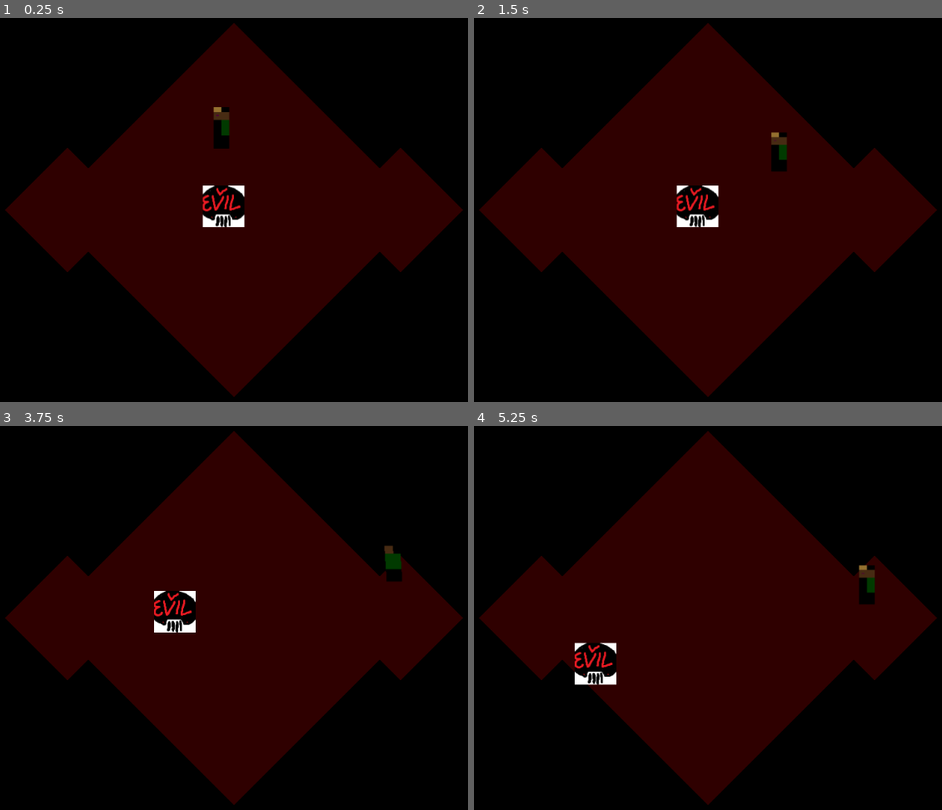
Above: before the commit, frames 1-4 (two rows, left to right).
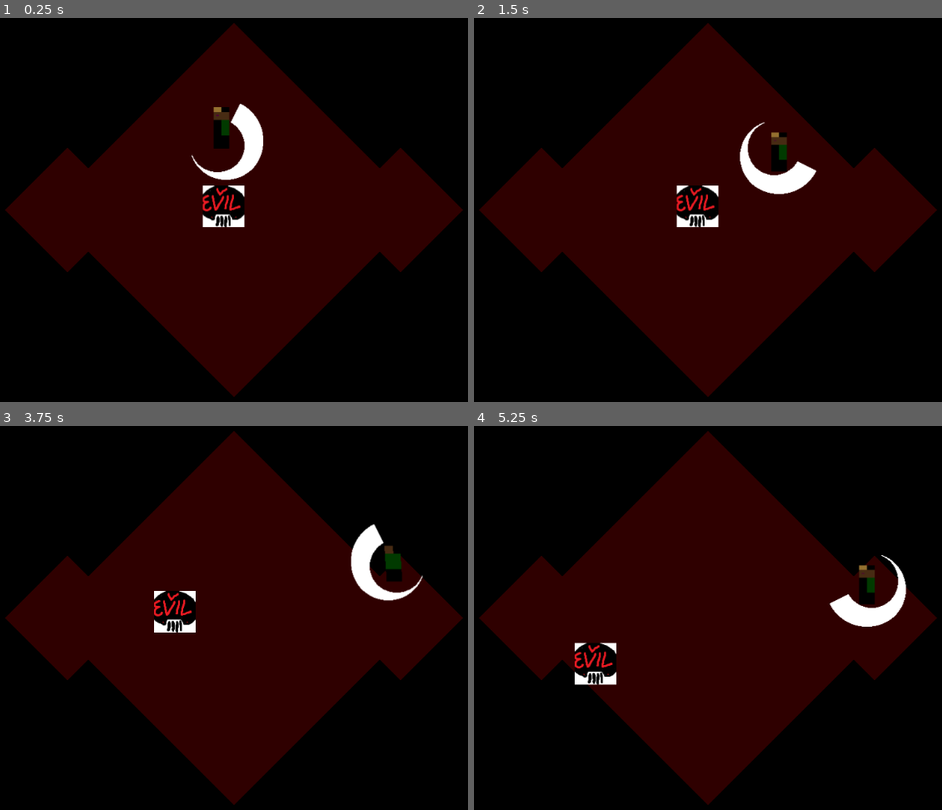
Above: after the commit, the same moments.

Repository: jcoombes/lil_xxx_wrld
Game: Godot game, scene res://Nightmare.tscn
Two runs of this game, one before a commit and one after it. Both use one fixed random seed, a clock stepped at 60 frames per second and the inputs below. This scene is started directly instead of the project's main scene.
Inputs:
- Up to frame 1 (0.25 s): no input
- Up to frame 2 (1.5 s): tap Enter (ui_accept) at 0.5, 0.6, 0.77, 1.07, 1.35 s; hold Right (ui_right) 0.53-1.28 s; hold Down (ui_down) from 1.28 s (still down)
- Up to frame 3 (3.75 s): tap Enter (ui_accept) at 1.52, 1.82, 2.1, 2.85, 3.02, 3.32, 3.6 s; release Down (ui_down) at 2.03 s; hold Right (ui_right) 2.03-2.78 s; hold Up (ui_up) 2.78-3.53 s; hold Left (ui_left) from 3.53 s (still down)
- Up to frame 4 (5.25 s): tap Enter (ui_accept) at 3.77, 4.07, 4.35, 4.52, 4.82, 5.1 s; release Left (ui_left) at 5.03 s; hold Down (ui_down) from 5.03 s (still down)

The runs differ from the first frame. In frame 1, 1.0% of the frame differs, in the area x 40-57%, y 22-43%; in frame 2, 1.0%; in frame 3, 1.0%, in the area x 74-91%, y 25-46%; in frame 4, 1.0%.

Commit message:
New layer names and default scene setting.

Diff:
--- a/Player.gd
+++ b/Player.gd
@@ -43,14 +43,28 @@
 			0:
 				# swing to the right
 				($Sword as Area2D).transform = Transform2D.IDENTITY.rotated(facing_direction.angle())
-				($AnimationPlayer as AnimationPlayer).play("attack_down")
+				play_attack_animation(facing_direction)
 				combo = 1
 			1:
 				# swing to the left
 				($Sword as Area2D).transform = Transform2D.IDENTITY.scaled(Vector2(-1, 1)).rotated(facing_direction.angle() + PI)
-				($AnimationPlayer as AnimationPlayer).play("attack_down")
+				play_attack_animation(facing_direction)
 				combo = 0
 		($ComboResetTimer as Timer).start()
+
+
+func play_attack_animation(direction: Vector2) -> void:
+	if direction.y > 0.0:
+		($AnimationPlayer as AnimationPlayer).play("attack_down")
+	elif velocity.y < 0.0:
+		($AnimationPlayer as AnimationPlayer).play("attack_up")
+	elif velocity.x > 0.0:
+		($AnimationPlayer as AnimationPlayer).play("attack_right")
+	elif velocity.x < 0.0:
+		($AnimationPlayer as AnimationPlayer).play("attack_left")
+	else:
+		($AnimationPlayer as AnimationPlayer).play("attack_down")
+
 
 func _physics_process(delta: float) -> void:
 	var new_direction := Vector2()
--- a/Player.tscn
+++ b/Player.tscn
@@ -47,10 +47,10 @@
 tracks/0/imported = false
 tracks/0/enabled = true
 tracks/0/keys = {
-"times": PoolRealArray( 0, 0.3 ),
-"transitions": PoolRealArray( 1, 1 ),
-"update": 1,
-"values": [ 0, 0 ]
+"times": PoolRealArray( 0 ),
+"transitions": PoolRealArray( 1 ),
+"update": 1,
+"values": [ 0 ]
 }
 tracks/1/type = "value"
 tracks/1/path = NodePath("AnimatedSprite:animation")
@@ -59,10 +59,10 @@
 tracks/1/imported = false
 tracks/1/enabled = true
 tracks/1/keys = {
-"times": PoolRealArray( 0, 0.3 ),
-"transitions": PoolRealArray( 1, 1 ),
-"update": 1,
-"values": [ "move_down", "idle" ]
+"times": PoolRealArray( 0 ),
+"transitions": PoolRealArray( 1 ),
+"update": 1,
+"values": [ "move_down" ]
 }
 tracks/2/type = "value"
 tracks/2/path = NodePath("Sword/SwordSprite:visible")
@@ -89,6 +89,162 @@
 "values": [ false, true ]
 }
 
+[sub_resource type="Animation" id=6]
+resource_name = "attack_left"
+length = 0.3
+tracks/0/type = "value"
+tracks/0/path = NodePath("AnimatedSprite:frame")
+tracks/0/interp = 1
+tracks/0/loop_wrap = true
+tracks/0/imported = false
+tracks/0/enabled = true
+tracks/0/keys = {
+"times": PoolRealArray( 0 ),
+"transitions": PoolRealArray( 1 ),
+"update": 1,
+"values": [ 0 ]
+}
+tracks/1/type = "value"
+tracks/1/path = NodePath("AnimatedSprite:animation")
+tracks/1/interp = 1
+tracks/1/loop_wrap = true
+tracks/1/imported = false
+tracks/1/enabled = true
+tracks/1/keys = {
+"times": PoolRealArray( 0 ),
+"transitions": PoolRealArray( 1 ),
+"update": 1,
+"values": [ "move_left" ]
+}
+tracks/2/type = "value"
+tracks/2/path = NodePath("Sword/SwordSprite:visible")
+tracks/2/interp = 1
+tracks/2/loop_wrap = true
+tracks/2/imported = false
+tracks/2/enabled = true
+tracks/2/keys = {
+"times": PoolRealArray( 0, 0.3 ),
+"transitions": PoolRealArray( 1, 1 ),
+"update": 1,
+"values": [ true, false ]
+}
+tracks/3/type = "value"
+tracks/3/path = NodePath("Sword/CollisionShape2D:disabled")
+tracks/3/interp = 1
+tracks/3/loop_wrap = true
+tracks/3/imported = false
+tracks/3/enabled = true
+tracks/3/keys = {
+"times": PoolRealArray( 0, 0.3 ),
+"transitions": PoolRealArray( 1, 1 ),
+"update": 1,
+"values": [ false, true ]
+}
+
+[sub_resource type="Animation" id=7]
+resource_name = "attack_right"
+length = 0.3
+tracks/0/type = "value"
+tracks/0/path = NodePath("AnimatedSprite:frame")
+tracks/0/interp = 1
+tracks/0/loop_wrap = true
+tracks/0/imported = false
+tracks/0/enabled = true
+tracks/0/keys = {
+"times": PoolRealArray( 0 ),
+"transitions": PoolRealArray( 1 ),
+"update": 1,
+"values": [ 0 ]
+}
+tracks/1/type = "value"
+tracks/1/path = NodePath("AnimatedSprite:animation")
+tracks/1/interp = 1
+tracks/1/loop_wrap = true
+tracks/1/imported = false
+tracks/1/enabled = true
+tracks/1/keys = {
+"times": PoolRealArray( 0 ),
+"transitions": PoolRealArray( 1 ),
+"update": 1,
+"values": [ "move_right" ]
+}
+tracks/2/type = "value"
+tracks/2/path = NodePath("Sword/SwordSprite:visible")
+tracks/2/interp = 1
+tracks/2/loop_wrap = true
+tracks/2/imported = false
+tracks/2/enabled = true
+tracks/2/keys = {
+"times": PoolRealArray( 0, 0.3 ),
+"transitions": PoolRealArray( 1, 1 ),
+"update": 1,
+"values": [ true, false ]
+}
+tracks/3/type = "value"
+tracks/3/path = NodePath("Sword/CollisionShape2D:disabled")
+tracks/3/interp = 1
+tracks/3/loop_wrap = true
+tracks/3/imported = false
+tracks/3/enabled = true
+tracks/3/keys = {
+"times": PoolRealArray( 0, 0.3 ),
+"transitions": PoolRealArray( 1, 1 ),
+"update": 1,
+"values": [ false, true ]
+}
+
+[sub_resource type="Animation" id=8]
+resource_name = "attack_up"
+length = 0.3
+tracks/0/type = "value"
+tracks/0/path = NodePath("AnimatedSprite:frame")
+tracks/0/interp = 1
+tracks/0/loop_wrap = true
+tracks/0/imported = false
+tracks/0/enabled = true
+tracks/0/keys = {
+"times": PoolRealArray( 0 ),
+"transitions": PoolRealArray( 1 ),
+"update": 1,
+"values": [ 0 ]
+}
+tracks/1/type = "value"
+tracks/1/path = NodePath("AnimatedSprite:animation")
+tracks/1/interp = 1
+tracks/1/loop_wrap = true
+tracks/1/imported = false
+tracks/1/enabled = true
+tracks/1/keys = {
+"times": PoolRealArray( 0 ),
+"transitions": PoolRealArray( 1 ),
+"update": 1,
+"values": [ "move_up" ]
+}
+tracks/2/type = "value"
+tracks/2/path = NodePath("Sword/SwordSprite:visible")
+tracks/2/interp = 1
+tracks/2/loop_wrap = true
+tracks/2/imported = false
+tracks/2/enabled = true
+tracks/2/keys = {
+"times": PoolRealArray( 0, 0.3 ),
+"transitions": PoolRealArray( 1, 1 ),
+"update": 1,
+"values": [ true, false ]
+}
+tracks/3/type = "value"
+tracks/3/path = NodePath("Sword/CollisionShape2D:disabled")
+tracks/3/interp = 1
+tracks/3/loop_wrap = true
+tracks/3/imported = false
+tracks/3/enabled = true
+tracks/3/keys = {
+"times": PoolRealArray( 0, 0.3 ),
+"transitions": PoolRealArray( 1, 1 ),
+"update": 1,
+"values": [ false, true ]
+}
+
 [sub_resource type="CircleShape2D" id=3]
 radius = 11.9368
 
@@ -109,11 +265,14 @@
 [node name="AnimatedSprite" type="AnimatedSprite" parent="."]
 position = Vector2( -111.25, 318.057 )
 frames = SubResource( 1 )
-animation = "idle"
+animation = "move_left"
 offset = Vector2( 111.25, -318.057 )
 
 [node name="AnimationPlayer" type="AnimationPlayer" parent="."]
 anims/attack_down = SubResource( 2 )
+anims/attack_left = SubResource( 6 )
+anims/attack_right = SubResource( 7 )
+anims/attack_up = SubResource( 8 )
 
 [node name="Movebox" type="CollisionShape2D" parent="."]
 position = Vector2( 0, 20.2043 )
@@ -133,7 +292,6 @@
 script = ExtResource( 8 )
 
 [node name="SwordSprite" type="AnimatedSprite" parent="Sword"]
-visible = false
 position = Vector2( 0.561234, 0 )
 rotation = -1.57079
 frames = SubResource( 5 )
@@ -142,7 +300,6 @@
 [node name="CollisionShape2D" type="CollisionPolygon2D" parent="Sword"]
 position = Vector2( 20.7655, 0 )
 polygon = PoolVector2Array( -15.336, 47.0982, -31.3311, 47.6594, -45.6424, 44.5726, -55.7446, 36.4347, -66.1273, 21.562 …(450 unchanged characters)…
-disabled = true
 
 [node name="ComboResetTimer" type="Timer" parent="."]
 one_shot = true
--- a/project.godot
+++ b/project.godot
@@ -16,12 +16,20 @@
 [application]
 
 config/name="Lil Xxx Wrld"
-run/main_scene="res://Main.tscn"
+run/main_scene="res://Main_menu.tscn"
 config/icon="res://icon.png"
 
 [debug]
 
 gdscript/warnings/treat_warnings_as_errors=true
+
+[layer_names]
+
+2d_physics/layer_1="Physics"
+2d_physics/layer_2="Player Attack"
+2d_physics/layer_3="Player Hitbox"
+2d_physics/layer_4="Enemy Attack"
+2d_physics/layer_5="Enemy Hitbox"
 
 [physics]
 
Not shown: 1 places in Player.tscn that only renumber resources
